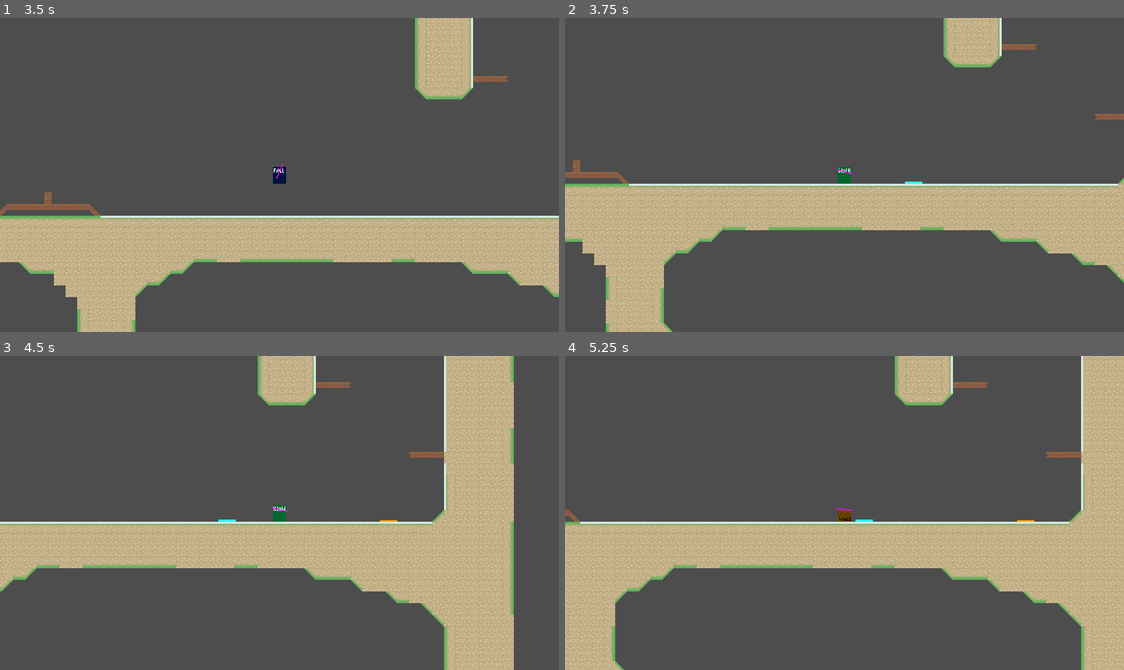
Above: before the commit, frames 1-4 (two rows, left to right).
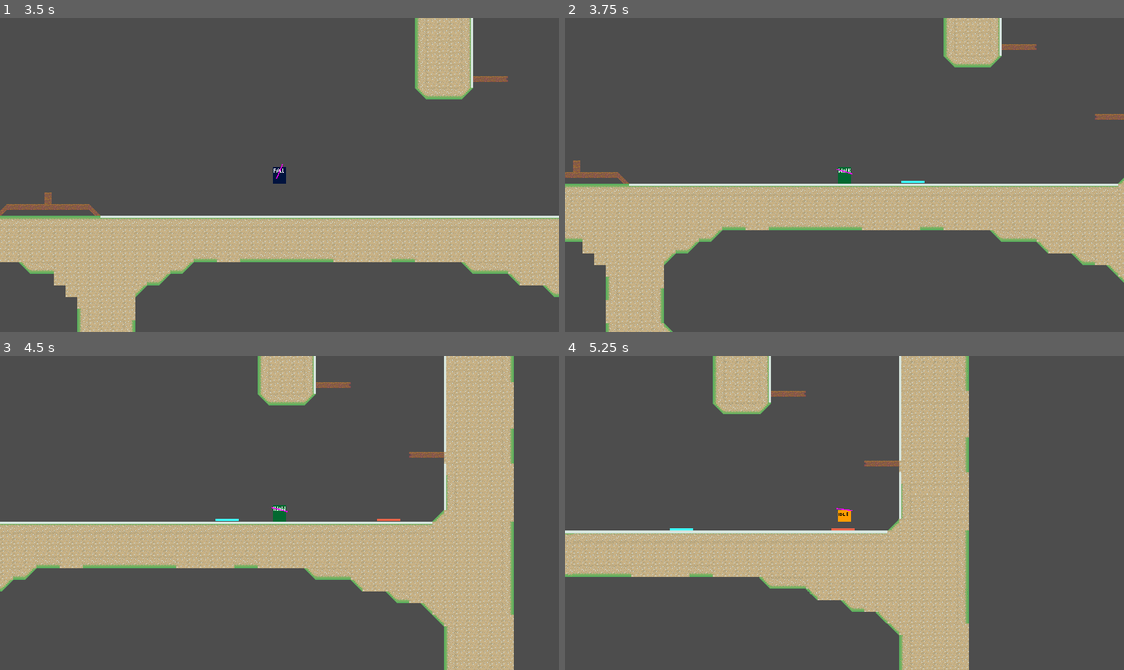
Above: after the commit, the same moments.

Repository: haruo-gabriel/portal2d
Game: Godot game, scene res://levels/level_1/level_scene.tscn
Two runs of this game, one before a commit and one after it. Both use one fixed random seed, a clock stepped at 60 frames per second and the inputs below.
Inputs (mouse positions are in pixels of both pictures, inside the frame that each line leads up to):
- Up to frame 1 (3.5 s): tap Enter at 0.5 s; move the mouse to (402, 159) at 0.52 s; hold Shift (crouch) 0.53-1.28 s; hold D (move_right) 0.53-2.03 s; tap Space (jump) at 0.77, 1.52, 3.02 s; move the mouse to (167, 190) at 1.27 s; click (167, 190) at 1.35 s; move the mouse to (335, 105) at 2.02 s; hold A (move_left) 2.03-2.78 s; right-click (335, 105) at 2.1 s; move the mouse to (251, 237) at 2.77 s; hold D (move_right) from 2.78 s (still down); tap Shift (crouch) at 2.85 s
- Up to frame 2 (3.75 s): keep holding D (move_right); move the mouse to (1012, 222) at 3.52 s; click (1012, 222) at 3.6 s
- Up to frame 3 (4.5 s): tap Space (jump) at 3.77 s; move the mouse to (111, 465) at 4.27 s; release D (move_right) at 4.28 s; hold A (move_left) from 4.28 s (still down); right-click (111, 465) at 4.35 s
- Up to frame 4 (5.25 s): tap Space (jump) at 4.52 s; move the mouse to (872, 513) at 5.02 s; release A (move_left) at 5.03 s; hold D (move_right) from 5.03 s (still down); hold Shift (crouch) from 5.03 s (still down)

Frame 1 is identical in both runs. In frame 2, less than 0.1% of the frame differs, in the area x 60-65%, y 51-53%; in frame 3, less than 0.1%; in frame 4, 38%, in the area x 0-100%, y 0-100%.

Commit message:
Adding a single common sprite for portals
They are made distinct by modulate

Diff:
--- a/godot project/characters/player/scripts/portal_caster.gd
+++ b/godot project/characters/player/scripts/portal_caster.gd
@@ -85,7 +85,7 @@
 	if right.distance_to(hit) < left.distance_to(hit): portal_pos = right
 	else: portal_pos = left
 
-	return [portal_pos, normal]
+	return [portal_pos + normal, normal]
 
 func _ready() -> void:
 
--- a/godot project/portals/blue_portal.tscn
+++ b/godot project/portals/blue_portal.tscn
@@ -1,24 +1,24 @@
 [gd_scene load_steps=4 format=3 uid="uid://t7bc42fj48cb"]
 
 [ext_resource type="Script" path="res://portals/common/portal.gd" id="1_hgyqr"]
-[ext_resource type="Texture2D" uid="uid://b5bhpw34d826r" path="res://portals/placeholder1.png" id="2_vjnr8"]
+[ext_resource type="Texture2D" uid="uid://4x87hdxwgw5n" path="res://portals/base_portal_sprite.png" id="2_nfx6l"]
 
 [sub_resource type="SegmentShape2D" id="SegmentShape2D_3rnao"]
-a = Vector2(0, -6)
-b = Vector2(0, 17)
+a = Vector2(0, -16)
+b = Vector2(0, 16)
 
 [node name="BluePortal" type="Area2D" groups=["Portal"]]
-position = Vector2(1, 0)
 priority = 10
 script = ExtResource("1_hgyqr")
 
 [node name="CollisionShape2D" type="CollisionShape2D" parent="."]
-position = Vector2(2, -5)
+position = Vector2(2, 0)
 shape = SubResource("SegmentShape2D_3rnao")
 
 [node name="Sprite2D" type="Sprite2D" parent="."]
-position = Vector2(5.96046e-08, 0)
-texture = ExtResource("2_vjnr8")
+modulate = Color(0.243137, 1, 1, 1)
+position = Vector2(2, 0)
+texture = ExtResource("2_nfx6l")
 
 [connection signal="body_entered" from="." to="." method="_on_body_entered"]
 [connection signal="body_exited" from="." to="." method="_on_body_exited"]
--- a/godot project/portals/common/portal.tscn
+++ b/godot project/portals/common/portal.tscn
@@ -1,23 +1,23 @@
 [gd_scene load_steps=4 format=3 uid="uid://dy6m25cbos0mk"]
 
 [ext_resource type="Script" path="res://portals/common/portal.gd" id="1_hy248"]
-[ext_resource type="Texture2D" uid="uid://b5bhpw34d826r" path="res://portals/placeholder1.png" id="2_5t7y7"]
+[ext_resource type="Texture2D" uid="uid://4x87hdxwgw5n" path="res://portals/base_portal_sprite.png" id="2_2gttd"]
 
 [sub_resource type="SegmentShape2D" id="SegmentShape2D_3rnao"]
-a = Vector2(0, -6)
-b = Vector2(0, 17)
+a = Vector2(-4.16329e-12, -16)
+b = Vector2(-4.16329e-12, 16)
 
 [node name="BasePortal" type="Area2D" groups=["Portal"]]
-position = Vector2(1, 0)
+position = Vector2(2.08165e-12, 2.08165e-12)
 script = ExtResource("1_hy248")
 
 [node name="CollisionShape2D" type="CollisionShape2D" parent="."]
-position = Vector2(2, -5)
+position = Vector2(2, -2.08165e-12)
 shape = SubResource("SegmentShape2D_3rnao")
 
 [node name="Sprite2D" type="Sprite2D" parent="."]
-position = Vector2(5.96046e-08, 0)
-texture = ExtResource("2_5t7y7")
+position = Vector2(2, -2.08165e-12)
+texture = ExtResource("2_2gttd")
 
 [connection signal="body_entered" from="." to="." method="_on_body_entered"]
 [connection signal="body_exited" from="." to="." method="_on_body_exited"]
--- a/godot project/portals/orange_portal.tscn
+++ b/godot project/portals/orange_portal.tscn
@@ -1,25 +1,26 @@
 [gd_scene load_steps=4 format=3 uid="uid://b4rdjkn5jr35b"]
 
 [ext_resource type="Script" path="res://portals/common/portal.gd" id="1_qxjg7"]
-[ext_resource type="Texture2D" uid="uid://wfshb1h0bnjl" path="res://portals/placeholder2.png" id="2_cl4jd"]
+[ext_resource type="Texture2D" uid="uid://4x87hdxwgw5n" path="res://portals/base_portal_sprite.png" id="2_wi1a2"]
 
 [sub_resource type="SegmentShape2D" id="SegmentShape2D_3rnao"]
-a = Vector2(0, -6)
-b = Vector2(0, 17)
+a = Vector2(0, -16)
+b = Vector2(0, 16)
 
 [node name="OrangePortal" type="Area2D" groups=["Portal"]]
-position = Vector2(1, 0)
+position = Vector2(2.08165e-12, 2.08165e-12)
 monitorable = false
 priority = 10
 script = ExtResource("1_qxjg7")
 
 [node name="CollisionShape2D" type="CollisionShape2D" parent="."]
-position = Vector2(2, -5)
+position = Vector2(2, 0)
 shape = SubResource("SegmentShape2D_3rnao")
 
 [node name="Sprite2D" type="Sprite2D" parent="."]
-position = Vector2(5.96046e-08, 0)
-texture = ExtResource("2_cl4jd")
+modulate = Color(0.921661, 0.394423, 0.282212, 1)
+position = Vector2(2, -2.08165e-12)
+texture = ExtResource("2_wi1a2")
 
 [connection signal="body_entered" from="." to="." method="_on_body_entered"]
 [connection signal="body_exited" from="." to="." method="_on_body_exited"]
Binary file added: godot project/portals/base_portal_sprite.png
Not shown, added: godot project/portals/base_portal_sprite.png.import
Not shown, added: godot project/portals/base_portal_sprite.kra
